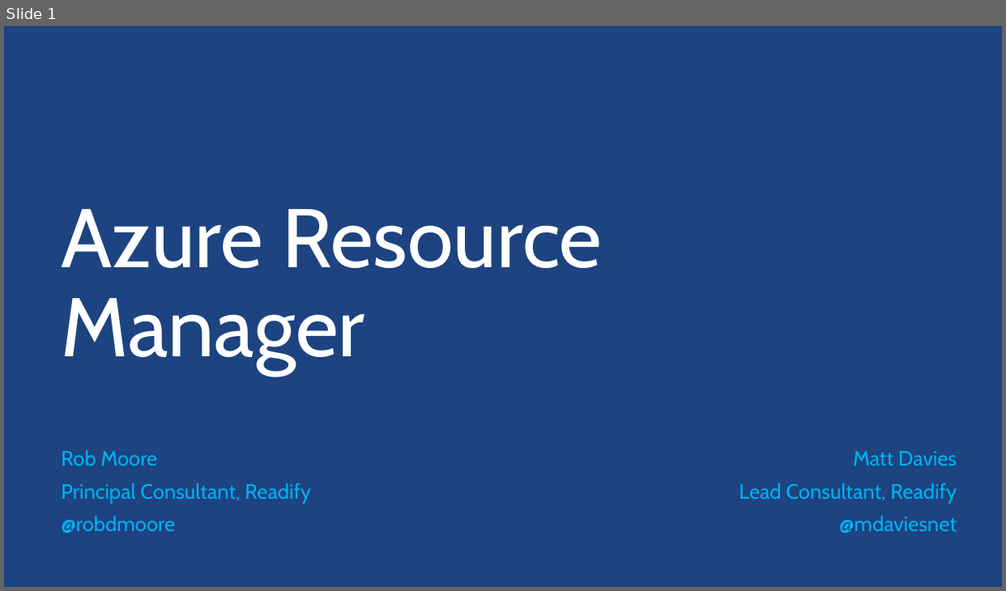
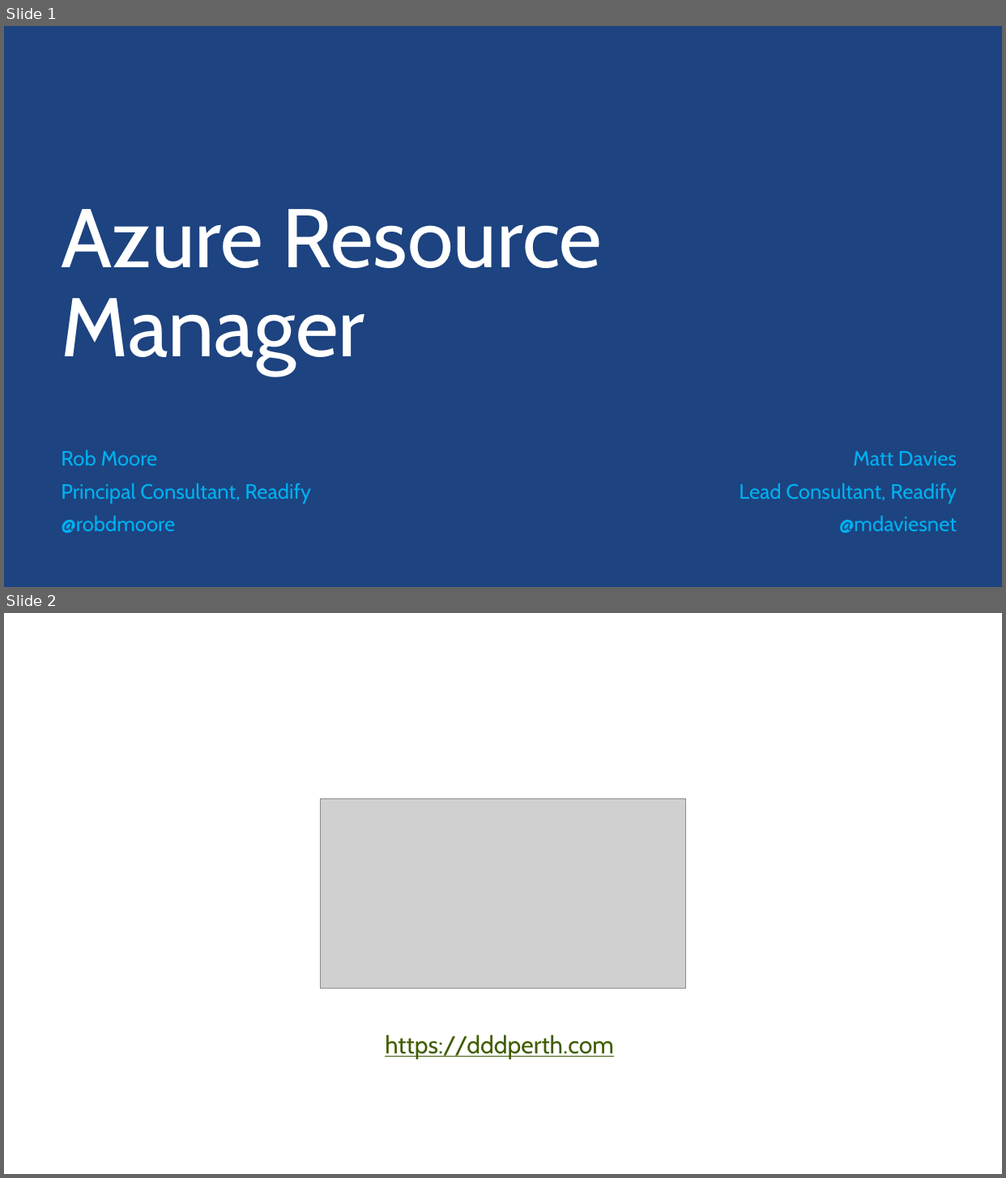
Before and after one commit to MRCollective/AzureResourceManager_MicrosoftAzureSaturdayPerth2015, a slide deck: AzureResourceManager.pptx. Shown one above the other, each under a label of ours: slide 1 before the commit, slides 1 and 2 after it. The pictures are 1006x591 and 1006x1178 pixels, drawn with LibreOffice and Linux fonts; fonts in the diff are those of the drawing; grey boxes stand for pictures; background and template pictures are left out. Boxes give left, top, right and bottom in pixels: in the first picture for what was removed or moved away, otherwise in the second. Text is boxed around its words. In the diff, an @@ line names an element or a change of style, - is before the commit and + after.

Commit message:
Added DDD Perth slide

```diff
--- a/AzureResourceManager.pptx
+++ b/AzureResourceManager.pptx
@@ slide 2 added at (4, 613, 1002, 1174), background #FFFFFF @@
@@ picture added at (320, 798, 686, 989) @@
@@ text added at (385, 1035, 614, 1060), 24 pt, text #3F5D00, underline @@
+https://dddperth.com
```
